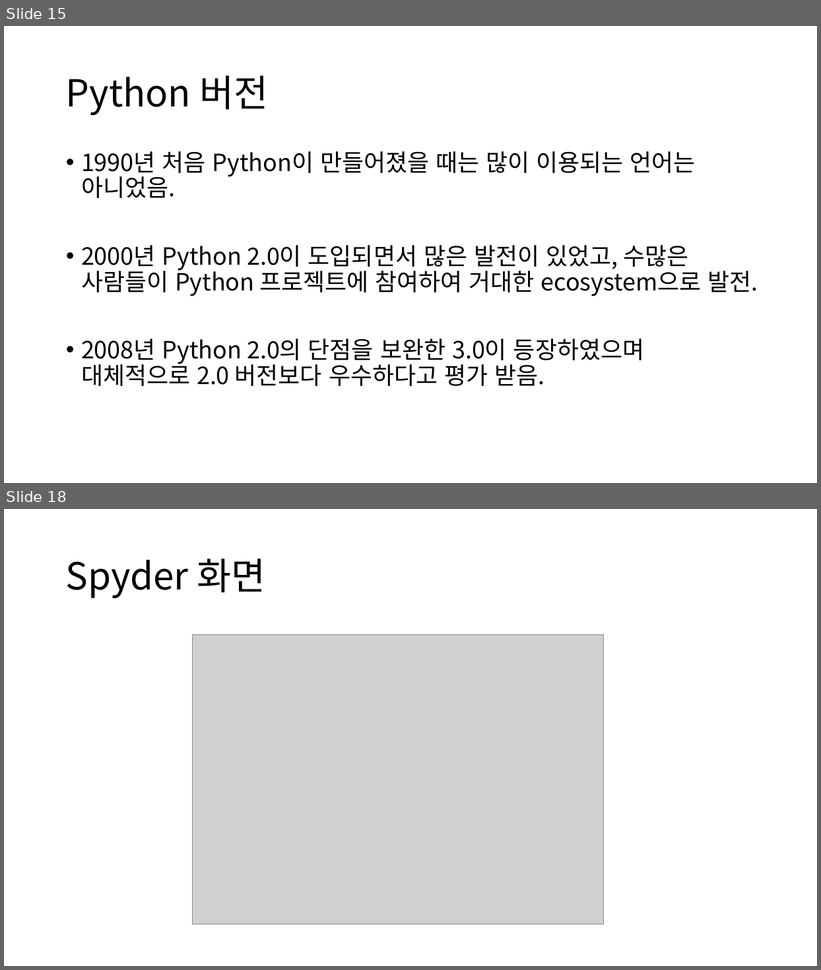
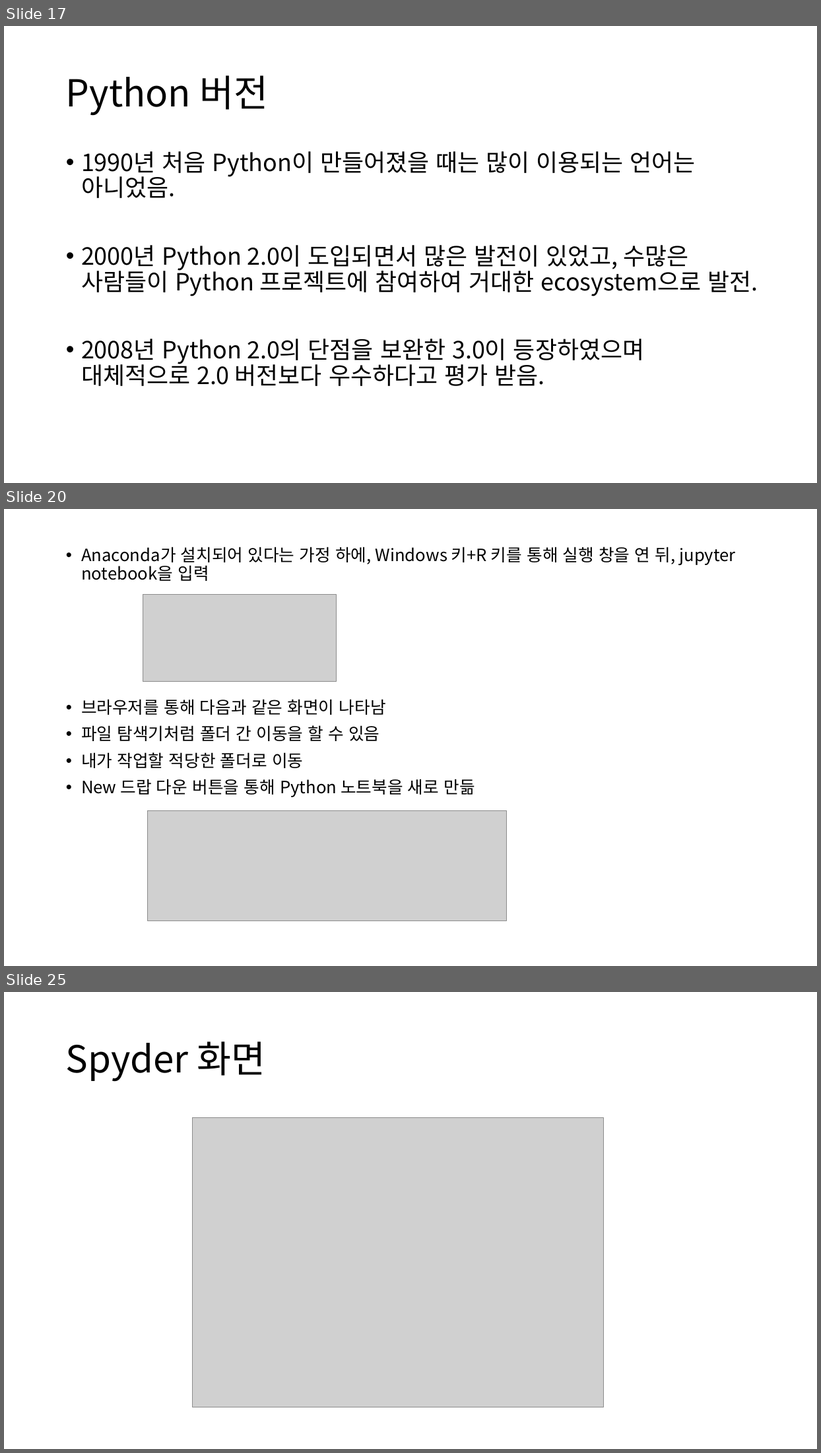
Before and after one commit to ksublee/SPuP, a slide deck: ppt/Python_1_소개.pptx. Shown one above the other, each under a label of ours: slides 15 and 18 before the commit, slides 17, 20 and 25 after it; the slides between them are not shown. The pictures are 821x970 and 821x1453 pixels, drawn with LibreOffice and Linux fonts; fonts in the diff are those of the drawing; grey boxes stand for pictures. Boxes give left, top, right and bottom in pixels: in the first picture for what was removed or moved away, otherwise in the second. Text is boxed around its words. In the diff, an @@ line names an element or a change of style, - is before the commit and + after.

```diff
--- a/ppt/Python_1_소개.pptx
+++ b/ppt/Python_1_소개.pptx
@@ slide 20 added at (4,509,817,966), background #FFFFFF @@
@@ text added at (81,547,735,797), 20 pt, text #000000 @@
+• Anaconda가 설치되어 있다는 가정 하에, Windows 키+R 키를 통해 실행 창을 연 뒤, jupyter notebook을 입력
+• 브라우저를 통해 다음과 같은 화면이 나타남
+• 파일 탐색기처럼 폴더 간 이동을 할 수 있음
+• 내가 작업할 적당한 폴더로 이동
+• New 드랍 다운 버튼을 통해 Python 노트북을 새로 만듦
@@ picture added at (143,594,337,681) @@
@@ picture added at (147,811,506,921) @@
@@ what was slide 15 is now slide 17 @@
@@ what was slide 18 is now slide 25 @@
```
Also in this commit, not shown: 5 slides changed, 4 other slides added.
